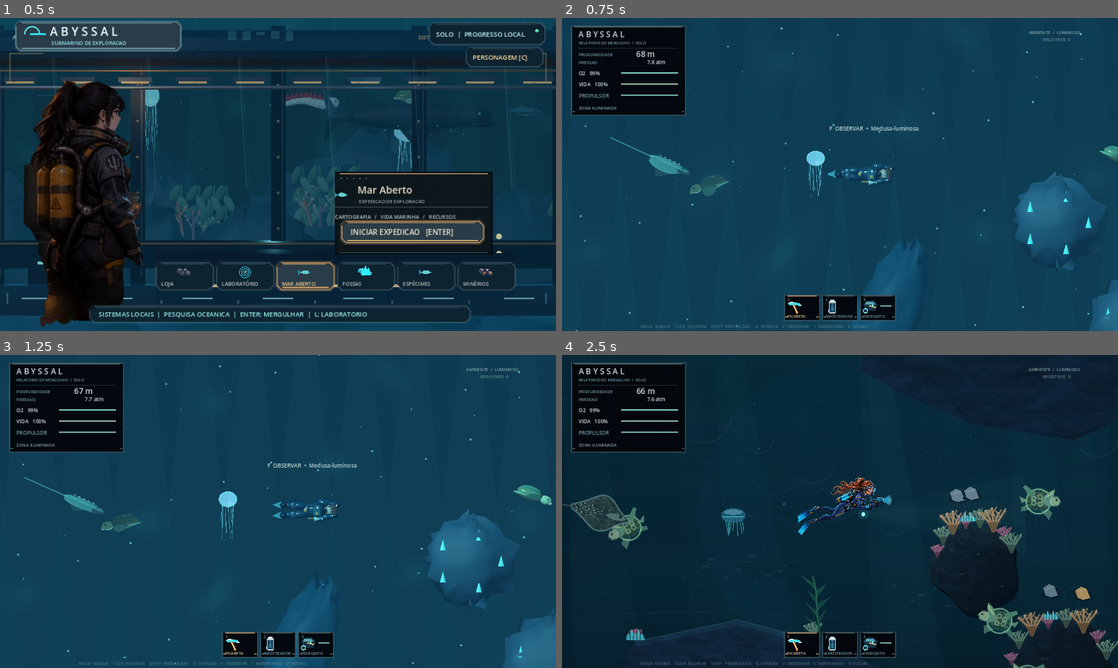
Above: before the commit, frames 1-4 (two rows, left to right).
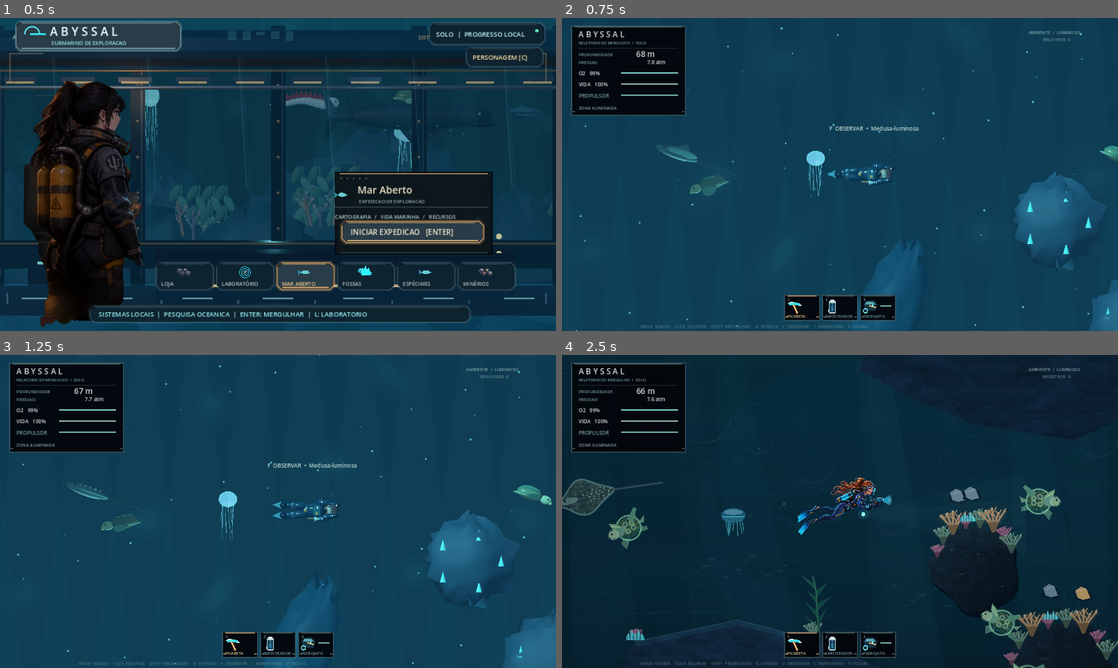
Above: after the commit, the same moments.

Repository: Esaneto/Abyssal-Godot
Game: Godot game, scene res://scenes/main.tscn
The game is run twice, just before and just after one commit, with the same random seed, the same clock (stepped at 60 frames per second) and the same inputs.
Inputs (mouse positions are in pixels of both pictures, inside the frame that each line leads up to):
- Up to frame 1 (0.5 s): no input
- Up to frame 2 (0.75 s): tap Enter at 0.5 s; move the mouse to (962, 158) at 0.52 s; hold D (move_right) from 0.53 s (still down); tap V at 0.6 s; click (962, 158) at 0.67 s
- Up to frame 3 (1.25 s): keep holding D (move_right); tap Space at 0.77, 1.07 s
- Up to frame 4 (2.5 s): release D (move_right) at 1.25 s; drag from (728, 527) to (812, 574) at 1.27 s; move the mouse to (895, 442) at 2.02 s; hold D (move_right) from 2.03 s (still down); hold G (extract) from 2.03 s (still down); tap V at 2.3 s

Frame 1 is identical in both runs. In frame 2, 0.4% of the frame differs, in the area x 8-25%, y 38-50%; in frame 3, 0.3%; in frame 4, 1.3%, in the area x 0-83%, y 39-92%.

Commit message:
perf: cache streamed fauna and lazy-load 3D ocean

Diff:
--- a/scripts/ocean_expedition.gd
+++ b/scripts/ocean_expedition.gd
@@ -66,6 +66,9 @@
 var visited_cell := ""
 var arch_geometry: Array[Dictionary] = []
 var reef_polygons: Array[PackedVector2Array] = []
+# Procedural biology is generated once per visited chunk, then only animated.
+var creature_chunk_cache: Dictionary = {}
+var visible_creatures: Array[Dictionary] = []
 
 
 func _ready() -> void:
@@ -76,10 +79,7 @@
 	for arch in PASSAGE_ARCHES:
 		_build_arch_collision(arch)
 	_build_reef_collision()
-	cinematic_3d = Ocean3D.new()
-	cinematic_3d.name = "Native3DOcean"
-	add_child(cinematic_3d)
-	cinematic_3d.call("set_enabled",false)
+	# The optional 3D preview is expensive. Create it only when the player asks for it.
 	diver = DiverScript.new()
 	diver.name = "Mergulhador"
 	diver.position = SPAWN
@@ -96,7 +96,15 @@
 	camera.position_smoothing_speed = 7.0
 	camera.enabled = false
 	diver.add_child(camera)
-	set_process(true)
+	set_process(false)
+
+func _ensure_cinematic_3d() -> void:
+	if cinematic_3d != null:
+		return
+	cinematic_3d = Ocean3D.new()
+	cinematic_3d.name = "Native3DOcean"
+	add_child(cinematic_3d)
+	cinematic_3d.call("set_enabled", false)
 
 func set_progress(profile_state: RefCounted) -> void:
 	progress = profile_state
@@ -155,6 +163,7 @@
 	active = true
 	visible = true
 	process_mode = Node.PROCESS_MODE_INHERIT
+	set_process(true)
 	camera.enabled = true
 	var checkpoint: Vector2 = progress.get_checkpoint() if progress != null else SPAWN
 	diver.global_position = checkpoint if is_navigable(checkpoint, 67.0) else SPAWN
@@ -166,7 +175,10 @@
 		diver.set_appearance(progress.appearance_snapshot())
 	diver.recover()
 	diver.visible = not visual_3d_enabled
-	cinematic_3d.call("set_enabled",visual_3d_enabled)
+	if visual_3d_enabled:
+		_ensure_cinematic_3d()
+	if cinematic_3d != null:
+		cinematic_3d.call("set_enabled", visual_3d_enabled)
 	field_guide_open = false
 	inventory_open = false
 	chart_open = false
@@ -177,9 +189,11 @@
 	if progress != null:
 		progress.set_checkpoint(diver.global_position, sky_time)
 	active = false
-	cinematic_3d.call("set_enabled",false)
+	if cinematic_3d != null:
+		cinematic_3d.call("set_enabled", false)
 	camera.enabled = false
 	visible = false
+	set_process(false)
 	process_mode = Node.PROCESS_MODE_DISABLED
 
 func _process(delta: float) -> void:
@@ -189,6 +203,8 @@
 		cinematic_3d.call("synchronize",self,delta)
 	time_s += delta
 	sky_time += delta
+	# One fauna snapshot feeds observation, drawing and the optional 3D view.
+	visible_creatures = _creatures_in_view(_visible_bounds())
 	_update_nearest()
 	# The living sprite is part of the darkness, never a bright sticker.
 	diver.modulate = CinematicReveal.diver_tint(depth_at_y(diver.position.y),_sunlight())
@@ -211,7 +227,10 @@
 		if event.keycode == KEY_V:
 			visual_3d_enabled = not visual_3d_enabled
 			diver.visible = not visual_3d_enabled
-			cinematic_3d.call("set_enabled",visual_3d_enabled)
+			if visual_3d_enabled:
+				_ensure_cinematic_3d()
+			if cinematic_3d != null:
+				cinematic_3d.call("set_enabled", visual_3d_enabled)
 			queue_redraw()
 		elif event.keycode == KEY_TAB:
 			field_guide_open = not field_guide_open
@@ -545,6 +564,46 @@
 		var height := 90.0 + 115.0 * absf(sin(float(i + start) * 1.2))
 		Art.kelp_frond(self, x, seabed, height, time_s, x * 0.013)
 
+func _chunk_creature_templates(cx: int, cy: int) -> Array:
+	var key := cy * 64 + cx
+	if creature_chunk_cache.has(key):
+		return creature_chunk_cache[key]
+	var templates: Array = []
+	var seed_value := cx * 91891 + cy * 31337 + 241
+	var rng := RandomNumberGenerator.new()
+	rng.seed = seed_value
+	var count := 1
+	if cy * CHUNK_H < 2200.0 and rng.randf() < 0.21:
+		count = 2
+	elif cy * CHUNK_H >= 2200.0 and rng.randf() < 0.10:
+		count = 0
+	for j in range(count):
+		var base := Vector2(float(cx) * CHUNK_W + rng.randf_range(80, CHUNK_W - 80),
+			float(cy) * CHUNK_H + rng.randf_range(60, CHUNK_H - 60))
+		var bottom_distance := _seafloor_y(base.x) - base.y
+		if bottom_distance < 75.0:
+			continue
+		var depth := depth_at_y(base.y)
+		var pool := Ecology.candidates_at(depth, bottom_distance)
+		if pool.is_empty():
+			continue
+		var species: Dictionary = pool[rng.randi_range(0, pool.size() - 1)]
+		if str(species["id"]) in ["manta", "eagle_ray"] and (cx * 3 + cy * 5 + j) % 6 != 0:
+			var smaller: Array[Dictionary] = []
+			for candidate in pool:
+				if str(candidate["id"]) not in ["manta", "eagle_ray"]:
+					smaller.append(candidate)
+			if not smaller.is_empty():
+				species = smaller[rng.randi_range(0, smaller.size() - 1)]
+		if species["id"] in ["isopod", "seapig"]:
+			base.y = _seafloor_y(base.x) - 35.0
+		templates.append({
+			"id": species["id"], "info": species, "base": base,
+			"seed": seed_value + j * 997
+		})
+	creature_chunk_cache[key] = templates
+	return templates
+
 func _creatures_in_view(area: Rect2) -> Array[Dictionary]:
 	var creatures: Array[Dictionary] = []
 	var min_x := maxi(0, int(floor(area.position.x / CHUNK_W)) - 1)
@@ -553,48 +612,21 @@
 	var max_y := mini(47, int(ceil(area.end.y / CHUNK_H)) + 1)
 	for cy in range(min_y, max_y + 1):
 		for cx in range(min_x, max_x + 1):
-			# Deterministic sector sampling, with population decreasing with depth.
-			var seed_value := cx * 91891 + cy * 31337 + 241
-			var rng := RandomNumberGenerator.new()
-			rng.seed = seed_value
-			var count := 1
-			if cy * CHUNK_H < 2200.0 and rng.randf() < 0.21:
-				count = 2
-			elif cy * CHUNK_H >= 2200.0 and rng.randf() < 0.10:
-				count = 0
-			for j in range(count):
-				var base := Vector2(float(cx) * CHUNK_W + rng.randf_range(80, CHUNK_W - 80),
-					float(cy) * CHUNK_H + rng.randf_range(60, CHUNK_H - 60))
-				var bottom_distance := _seafloor_y(base.x) - base.y
-				if bottom_distance < 75.0:
-					continue
-				var depth := depth_at_y(base.y)
-				var pool := Ecology.candidates_at(depth, bottom_distance)
-				if pool.is_empty():
-					continue
-				var species: Dictionary = pool[rng.randi_range(0, pool.size() - 1)]
-				# Giant rays are rare, not an aquarium wall of overlapping diamonds.
-				# Deterministic choice per sector avoids pop-in after camera movement.
-				if str(species["id"]) in ["manta", "eagle_ray"] and (cx * 3 + cy * 5 + j) % 6 != 0:
-					var smaller: Array[Dictionary] = []
-					for candidate in pool:
-						if str(candidate["id"]) not in ["manta", "eagle_ray"]:
-							smaller.append(candidate)
-					if not smaller.is_empty():
-						species = smaller[rng.randi_range(0, smaller.size() - 1)]
-				if species["id"] in ["isopod", "seapig"]:
-					base.y = _seafloor_y(base.x) - 35.0
-				var phase := time_s + float(seed_value + j) * 0.7
-				var wander: Vector2 = _species_wander(str(species["id"]),phase)
-				var motion: Vector2 = (_species_wander(str(species["id"]),phase+0.12)-wander)/0.12
+			for template in _chunk_creature_templates(cx, cy):
+				var species: Dictionary = template["info"]
+				var base: Vector2 = template["base"]
+				var seed_value := int(template["seed"])
+				var phase := time_s + float(seed_value) * 0.7
+				var wander: Vector2 = _species_wander(str(species["id"]), phase)
+				var motion: Vector2 = (_species_wander(str(species["id"]), phase + 0.12) - wander) / 0.12
 				var pos := base + wander
 				if species["id"] in ["isopod", "seapig"]:
 					pos.y = _seafloor_y(pos.x) - 36.0
 				if _seafloor_y(pos.x) - pos.y < 40.0 and species["id"] not in ["isopod", "seapig"]:
 					continue
 				var heading: float = 1.0 if motion.x >= 0.0 else -1.0
-				var tilt: float = clampf(atan2(motion.y,maxf(1.2,absf(motion.x))),-0.43,0.43)*heading
-				if str(species["id"]) in ["jelly","isopod","seapig"]:
+				var tilt: float = clampf(atan2(motion.y, maxf(1.2, absf(motion.x))), -0.43, 0.43) * heading
+				if str(species["id"]) in ["jelly", "isopod", "seapig"]:
 					tilt = 0.0
 				creatures.append({
 					"id": species["id"], "info": species, "pos": pos,
@@ -602,8 +634,19 @@
 				})
 	return creatures
 
+func get_creatures_in_area(area: Rect2) -> Array[Dictionary]:
+	var result: Array[Dictionary] = []
+	var expanded := area.grow(180.0)
+	for creature in visible_creatures:
+		if expanded.has_point(creature["pos"]):
+			result.append(creature)
+	return result
+
 func _draw_fauna(area: Rect2) -> void:
-	for creature in _creatures_in_view(area):
+	var expanded := area.grow(520.0)
+	for creature in visible_creatures:
+		if not expanded.has_point(creature["pos"]):
+			continue
 		var pos: Vector2 = creature["pos"]
 		var info: Dictionary = creature["info"]
 		var d := depth_at_y(pos.y)
@@ -682,45 +725,11 @@
 func _update_nearest() -> void:
 	nearest = {}
 	nearby_distance = INF
-	var view := Rect2(diver.position - Vector2(240, 240), Vector2(480, 480))
-	for creature in _creatures_in_view(view):
+	for creature in visible_creatures:
 		var dist := diver.position.distance_to(creature["pos"])
 		if dist < 205.0 and dist < nearby_distance:
 			nearest = creature["info"]
 			nearby_distance = dist
-
-func _draw_deep_visibility(area: Rect2) -> void:
-	# Fading peripheral vision and an underwater lamp reinforce unease at depth.
-	# The darkness never conceals the HUD, which is drawn afterward.
-	var depth := depth_at_y(diver.position.y)
-	var dark := clampf((depth - 165.0) / 880.0 * 0.72 + (1.0 - _sunlight()) * 0.19, 0.0, 0.76)
-	if dark < 0.045:
-		return
-	var focus := diver.position
-	var visible_radius := lerpf(610.0, 305.0, clampf(depth / 1200.0, 0.0, 1.0))
-	var outside := Color(0.0, 0.008, 0.024, dark)
-	# Ring-shaped darkness, leaving the near-diver area visible.
-	var outer_r := 1760.0
-	for i in range(48):
-		var a := TAU * float(i) / 48.0
-		var b := TAU * float(i + 1) / 48.0
-		draw_colored_polygon(PackedVector2Array([
-			focus + Vector2(cos(a), sin(a)) * visible_radius,
-			focus + Vector2(cos(b), sin(b)) * visible_radius,
-			focus + Vector2(cos(b), sin(b)) * outer_r,
-			focus + Vector2(cos(a), sin(a)) * outer_r
-		]), outside)
-	# Narrow torch cone keeps the player oriented at night and below 200m.
-	if depth > 180.0:
-		var forward := Vector2.RIGHT.rotated(diver.visual_heading)
-		var normal := forward.orthogonal()
-		var end_pos := focus + forward * 530.0
-		draw_colored_polygon(PackedVector2Array([
-			focus + forward*22.0 - normal*13.0,
-			end_pos - normal*84.0,
-			end_pos + normal*84.0,
-			focus + forward*22.0 + normal*13.0
-		]), Color(0.12, 0.67, 0.69, 0.026))
 
 func _draw_hud() -> void:
 	var center := camera.get_screen_center_position()
@@ -737,42 +746,6 @@
 		_draw_navigation_chart(origin.x,origin.y)
 	elif field_guide_open:
 		_draw_field_guide(origin.x,origin.y)
-func _draw_quick_tools(x: float, y: float) -> void:
-	if progress == null:
-		return
-	var selected: String = str(progress.selected_tool())
-	for i in range(2):
-		var id := "abyssPickaxe" if i == 0 else "emptyCylinder"
-		var p := Vector2(x + 565.0 + float(i) * 140.0, y + 604.0)
-		var chosen: bool = id == selected
-		draw_rect(Rect2(p, Vector2(133, 56)), Color("#0e4657") if chosen else Color("#092b3a"))
-		draw_rect(Rect2(p + Vector2(3, 3), Vector2(127, 50)),
-			Color("#194e5b") if chosen else Color("#113846"))
-		_text(str(i + 1) + " | " + ("PICARETA" if i == 0 else "CILINDRO"),
-			p + Vector2(8, 24), 14, Color("#f6d5a1") if chosen else Color("#a5d7dc"))
-		_text("REUTILIZAVEL", p + Vector2(8, 44), 11, Color("#8bbfc7"))
-
-func _draw_sonar(x: float, y: float) -> void:
-	var w := 234.0
-	var h := 135.0
-	var p := Vector2(x + 1020.0, y + 20.0)
-	draw_rect(Rect2(p, Vector2(w, h)), Color(0.015, 0.074, 0.103, 0.96))
-	_text("SONAR  /  RELEVO", p + Vector2(12, 21), 15, Color("#b8eef0"))
-	for yi in range(9):
-		for xi in range(19):
-			var sx := (float(xi) + 0.5) / 19.0
-			var sy := (float(yi) + 0.5) / 9.0
-			var sample := diver.position + Vector2((sx - 0.5) * (1840.0 + 260.0 * _sonar_level()),
-				(sy - 0.5) * (1080.0 + 170.0 * _sonar_level()))
-			var solid := not is_navigable(sample, 0.0)
-			draw_rect(Rect2(p.x + 10 + float(xi) * 11.2, p.y + 31 + float(yi) * 10.2, 11.5, 10.5),
-				Color("#546072") if solid else Color("#15556a"))
-	draw_circle(p + Vector2(w * 0.5, 78.0), 5.0, Color("#ffcb77"))
-	_text("M: MAPA COMPLETO", p + Vector2(27, 128), 13, Color("#a8dadd"))
-
-func _sonar_level() -> int:
-	return progress.research_level("sonar") if progress != null else 0
-
 func _draw_inventory_panel(x: float, y: float) -> void:
 	var p := Vector2(x + 315, y + 158)
 	draw_rect(Rect2(p, Vector2(740, 445)), Color(0.013, 0.058, 0.082, 0.96))
@@ -851,10 +824,6 @@
 	_text("J / K NAVEGAR  |  REGISTROS %d / %d" % [entries.size(), Ecology.SPECIES.size()],
 		Vector2(x + 661, y + 234), 15, Color("#f9d99b"))
 
-func _bar(pos: Vector2, width: float, ratio: float, tint: Color) -> void:
-	draw_rect(Rect2(pos.x, pos.y, width, 14), Color("#173843"))
-	draw_rect(Rect2(pos.x + 2, pos.y + 2, (width - 4) * clampf(ratio, 0.0, 1.0), 10), tint)
-
 func _text(label: String, at: Vector2, size: int, tint: Color) -> void:
 	draw_string(ThemeDB.fallback_font, at, label, HORIZONTAL_ALIGNMENT_LEFT, -1, size, tint)
 
